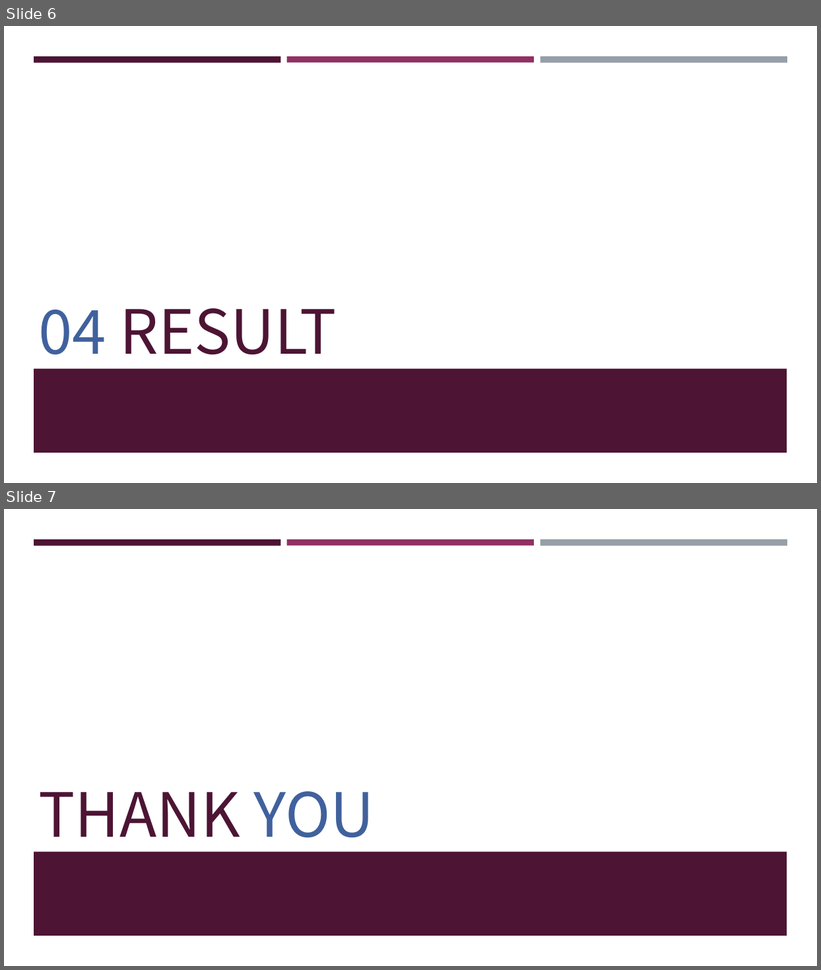
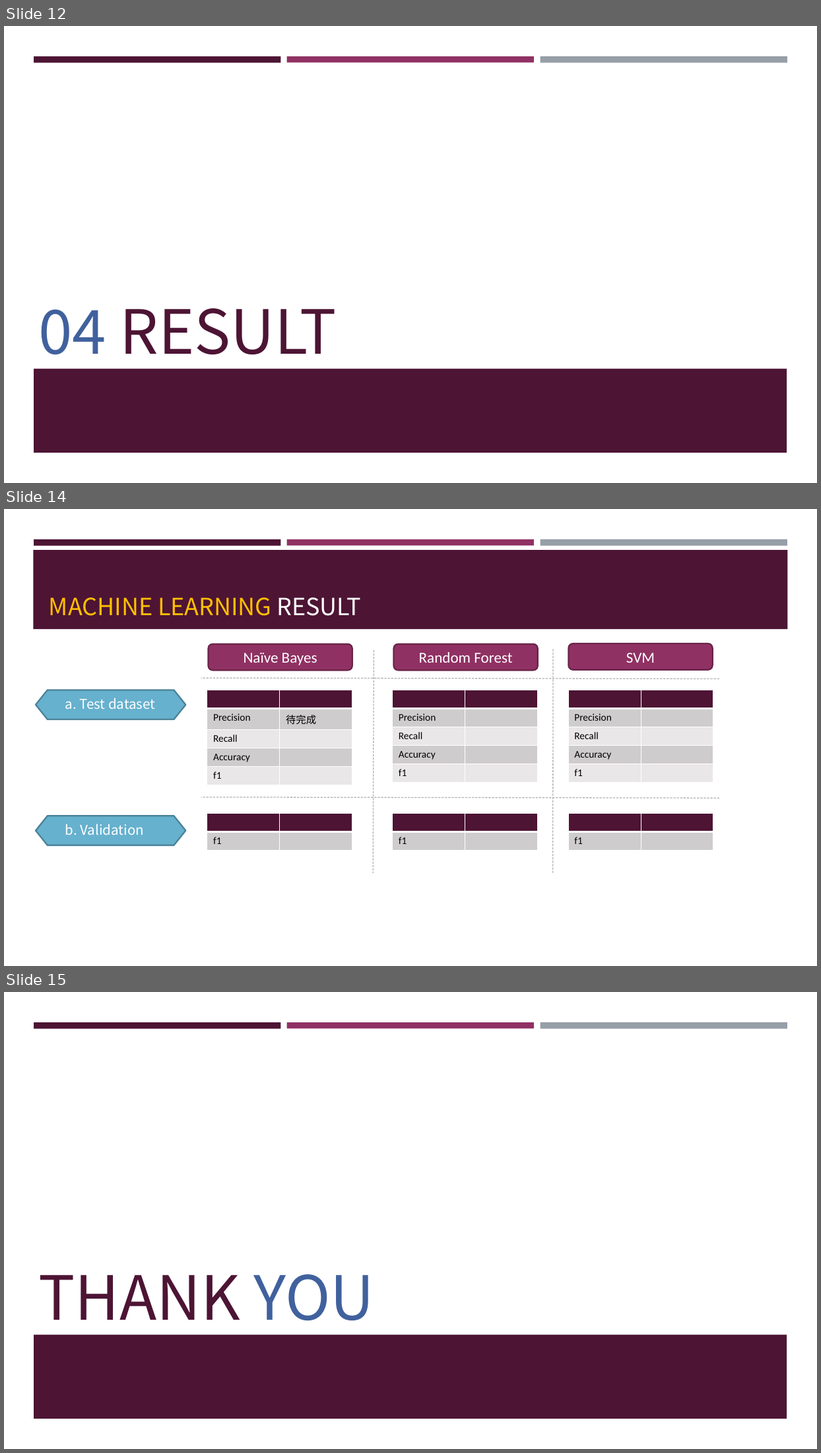
Before and after one commit to frankye1000/NYCU-DigitalMedicine, a slide deck: Case Presentation 1 Data/ppt/case1.pptx. Shown one above the other, each under a label of ours: slides 6 and 7 before the commit, slides 12, 14 and 15 after it; the slides between them are not shown. The pictures are 821x970 and 821x1453 pixels, drawn with LibreOffice and Linux fonts; fonts in the diff are those of the drawing. Boxes give left, top, right and bottom in pixels: in the first picture for what was removed or moved away, otherwise in the second. Text is boxed around its words. In the diff, an @@ line names an element or a change of style, - is before the commit and + after.

```diff
--- a/Case Presentation 1 Data/ppt/case1.pptx
+++ b/Case Presentation 1 Data/ppt/case1.pptx
@@ slide 14 added at [4,509,817,966], background #FFFFFF; not listed: 3 template elements that a slide beside it also shows @@
@@ rectangle added at [33,550,788,629], fill #4D1434 @@
@@ title added at [49,597,361,616], 28 pt, text #FFC000 @@
+MACHINE LEARNING RESULT
@@ rounded rectangle added at [209,644,352,671], fill #903163, outline #6B2449 1.75 pt, 18 pt, text #FFFFFF @@
+Naïve Bayes
@@ rounded rectangle added at [394,644,538,671], fill #903163, outline #6B2449 1.75 pt, 18 pt, text #FFFFFF @@
+Random Forest
@@ rounded rectangle added at [569,644,713,670], fill #903163, outline #6B2449 1.75 pt, 18 pt, text #FFFFFF @@
+SVM
@@ line added from (374, 650) to (373, 873), #B0B0B0 1 pt dashed @@
@@ line added from (553, 650) to (553, 873), #B0B0B0 1 pt dashed @@
@@ line added from (719, 679) to (201, 678), #B0B0B0 1 pt dashed @@
@@ hexagon added at [36,690,186,720], fill #66B1CE, outline #4B8398 1.75 pt @@
@@ text added at [65,698,155,709], 16 pt, text #FFFFFF @@
+a. Test dataset
@@ table added at [207,690,352,782], 5 rows, 2 columns @@
+ | 
+Precision | 待完成
+Recall | 
+Accuracy | 
+f1 | 
@@ table added at [393,690,538,782], 5 rows, 2 columns @@
+ | 
+Precision | 
+Recall | 
+Accuracy | 
+f1 | 
@@ table added at [569,690,714,782], 5 rows, 2 columns @@
+ | 
+Precision | 
+Recall | 
+Accuracy | 
+f1 | 
@@ line added from (719, 798) to (201, 797), #B0B0B0 1 pt dashed @@
@@ hexagon added at [36,817,186,846], fill #66B1CE, outline #4B8398 1.75 pt @@
@@ text added at [65,824,144,835], 16 pt, text #FFFFFF @@
+b. Validation
@@ table added at [207,813,352,850], 2 rows, 2 columns @@
+ | 
+f1 | 
@@ table added at [393,813,538,850], 2 rows, 2 columns @@
+ | 
+f1 | 
@@ table added at [569,813,714,850], 2 rows, 2 columns @@
+ | 
+f1 | 
@@ what was slide 6 is now slide 12 @@
@@ what was slide 7 is now slide 15 @@
```
Also in this commit, not shown: 1 slide changed, 9 other slides added, 1 slide removed, 3 other files.
